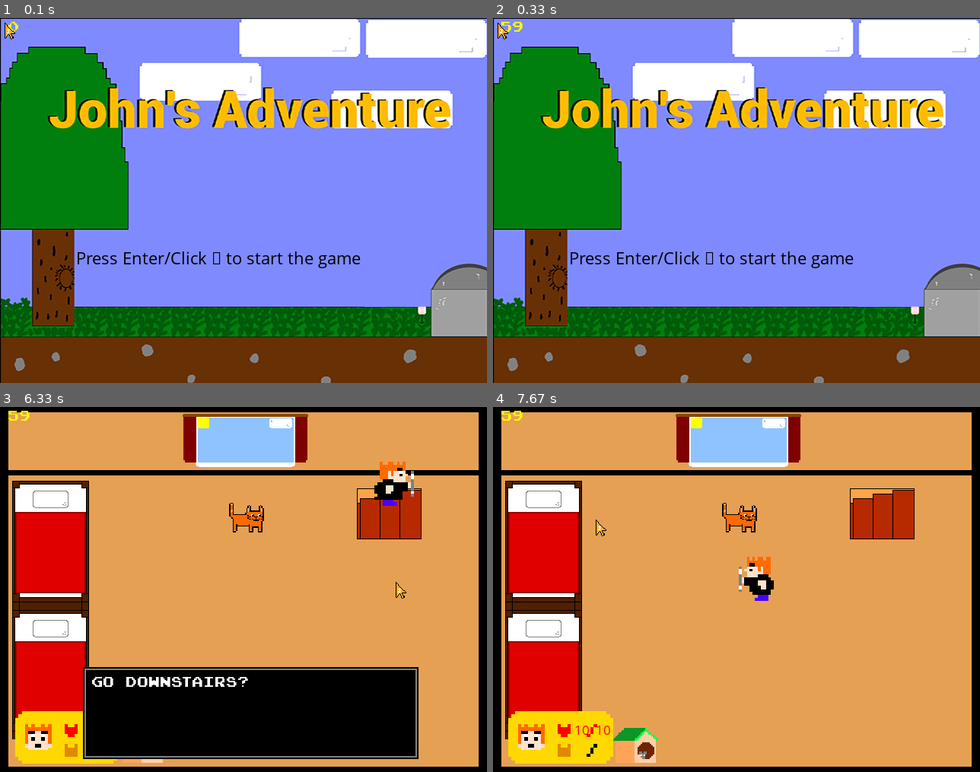
Above: before the commit, frames 1-4 (two rows, left to right).
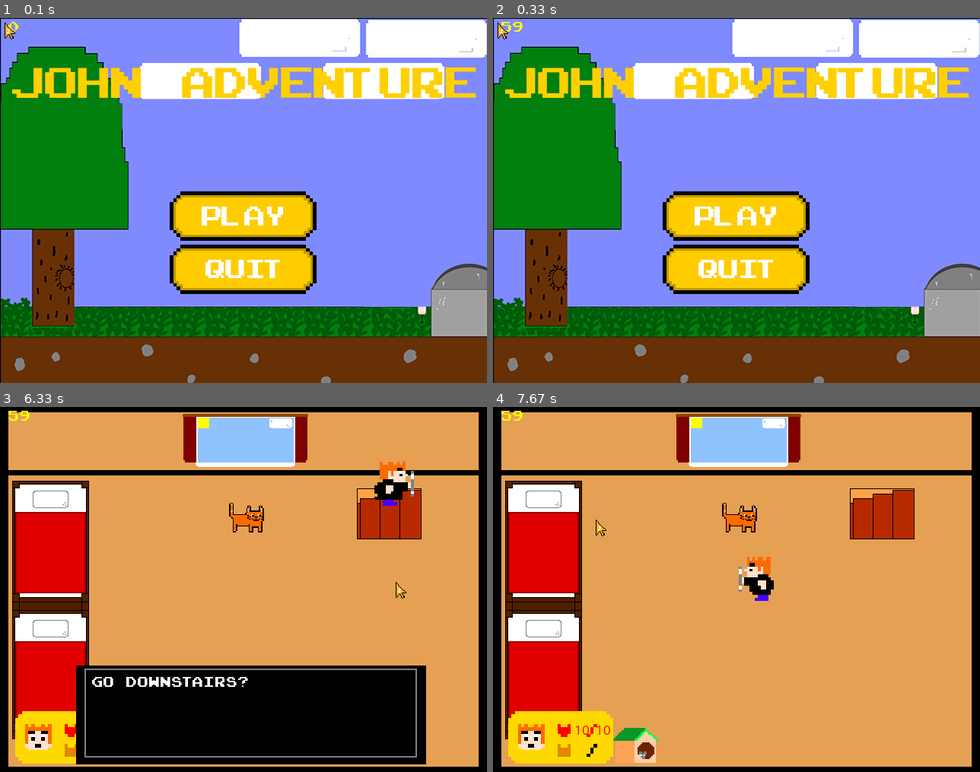
Above: after the commit, the same moments.

Repository: Marios325346/John-sAdventure
Game: pygame game, started from main.py
The game is run twice, just before and just after one commit, with the same random seed, the same clock (stepped at 60 frames per second) and the same inputs.
Inputs (mouse positions are in pixels of both pictures, inside the frame that each line leads up to):
- Up to frame 1 (0.1 s): no input
- Up to frame 2 (0.33 s): no input
- Up to frame 3 (6.33 s): click (243, 589) at 0.38 s; hold Right 0.67-1.13 s; move the mouse to (243, 611) at 0.7 s; hold Up 1.17-1.47 s; move the mouse to (292, 669) at 1.2 s; hold Right 1.5-1.97 s; move the mouse to (92, 673) at 1.53 s; hold Left 2-2.53 s; move the mouse to (423, 717) at 2.03 s; hold Down 2.57-2.87 s; move the mouse to (116, 454) at 2.6 s; hold Left 2.9-3.3 s; move the mouse to (126, 516) at 2.93 s; hold Up 3.33-3.7 s; move the mouse to (219, 684) at 3.37 s; hold Right 3.73-4.37 s; move the mouse to (243, 633) at 3.77 s; hold Down 4.4-4.77 s; move the mouse to (428, 728) at 4.43 s; hold Left 4.8-5.27 s; move the mouse to (175, 512) at 4.83 s; hold Right 5.3-5.77 s; move the mouse to (340, 560) at 5.33 s; hold Up 5.8-6.1 s; move the mouse to (413, 684) at 5.83 s; hold Right from 6.13 s (still down); move the mouse to (394, 582) at 6.17 s
- Up to frame 4 (7.67 s): release Right at 6.6 s; hold Left 6.63-7.17 s; move the mouse to (580, 626) at 6.67 s; hold Down 7.2-7.5 s; move the mouse to (585, 542) at 7.23 s; hold Left from 7.53 s (still down); move the mouse to (595, 520) at 7.57 s

The runs differ from the first frame. In frame 1, 19% of the frame differs, in the area x 2-98%, y 12-76%; in frame 2, 19%; in frame 3, 2.1%; in frame 4, nothing differs.

Commit message:
ver 0.0.2 last arc

Diff:
--- a/engine.py
+++ b/engine.py
@@ -9,6 +9,7 @@
 Pixel_font = pygame.font.Font("fonts/pixelfont.ttf", 14)
 
 cynthiaImg = pygame.image.load("npc/Cynthia.png")
+
 def cynthia(cynthiaX,cynthiaY,playerX,playerY):
     global catalogImg, cynthiaImg
     playerX = playerX
--- a/main.py
+++ b/main.py
@@ -29,11 +29,16 @@
 menu_background = pygame.image.load('sprites/mainmenu.png')
 cursor = pygame.image.load('sprites/j_g_mouse.png')
 pygame.mouse.set_visible(False)
-start_text = myfont.render("Press Enter/Click \n to start the game", True, black)
-
+playImg = pygame.image.load("ui/button interface.png").convert()
+playButton = playImg.get_rect()
+playButton.center = (320, 260)
+
+quitImg = pygame.image.load("ui/quit.png").convert()
+quitButton = quitImg.get_rect()
+quitButton.center = (320, 330)
 
 # Background music
-#pygame.mixer.music.load("sound/forest_theme.flac")
+#pygame.mixer.music.load("sound/forest_theme.flac")`
 #pygame.mixer.music.play(-1)
 
 # Controls
@@ -95,9 +100,7 @@
     return fps_text
 
 
-catalogImg = pygame.image.load('sprites/catalog.png')
-
-
+catalogImg = pygame.image.load('sprites/catalog.png').convert()
 def stairs_catalog():
     global catalogImg, game, main_room
     global interactable
@@ -117,31 +120,46 @@
     screen.fill((0, 0, 0))
     # background image load
     screen.blit(menu_background, (1, 1))
+
+    if playButton.collidepoint(pygame.mouse.get_pos()):
+        playImg = pygame.image.load('ui/button interface hover.png')
+        for event in pygame.event.get():
+            if event.type == pygame.MOUSEBUTTONDOWN:
+                menu = False
+                StartSound = mixer.Sound("sound/press_start_sound.wav")
+                StartSound.play()
+                game = True
+    else:
+        playImg = pygame.image.load('ui/button interface.png')
+
+    if quitButton.collidepoint(pygame.mouse.get_pos()):
+        quitImg = pygame.image.load('ui/quit_hover.png')
+        for event in pygame.event.get():
+            if event.type == pygame.MOUSEBUTTONDOWN:
+                pygame.quit()
+                sys.exit()
+    else:
+        quitImg = pygame.image.load('ui/quit.png')
+
+    screen.blit(playImg, playButton)
+    screen.blit(quitImg, quitButton)
+
+
     for event in pygame.event.get():
         if event.type == pygame.QUIT:
             pygame.quit()
             sys.exit()
         if event.type == pygame.KEYDOWN:
-            if event.key == pygame.K_RETURN or event.key == pygame.MOUSEBUTTONDOWN:
-                menu = False
-                StartSound = mixer.Sound("sound/press_start_sound.wav")
-                StartSound.play()
-                game = True
-            elif event.key == pygame.K_ESCAPE:
+            if event.key == pygame.K_ESCAPE:
                 pygame.quit()
                 sys.exit()
-        elif event.type == pygame.MOUSEBUTTONDOWN:
-            menu = not menu
-            game = True
     screen.blit(framerate(), (10, 0))
     screen.blit(cursor, (pygame.mouse.get_pos()))
-    screen.blit(start_text, (100, 300))
     pygame.display.update()
 
 # //- JOHNS ROOM -\\#
 background = pygame.image.load('sprites/Johns_room.png')
 # Player
-# playerImg = pygame.image.load('playeridle.png') #Player must be sowhere around 128pixels (maybe)
 playerImg = pygame.image.load('sprites/player/playeridle.png')  # Player must be sowhere around 128pixels (maybe)
 playerX = 150
 playerY = 150
Binary file changed: sprites/mainmenu.png
Binary file added: ui/button interface hover.png
Binary file added: ui/button interface.png
Binary file added: ui/quit.png
Binary file added: ui/quit_hover.png
